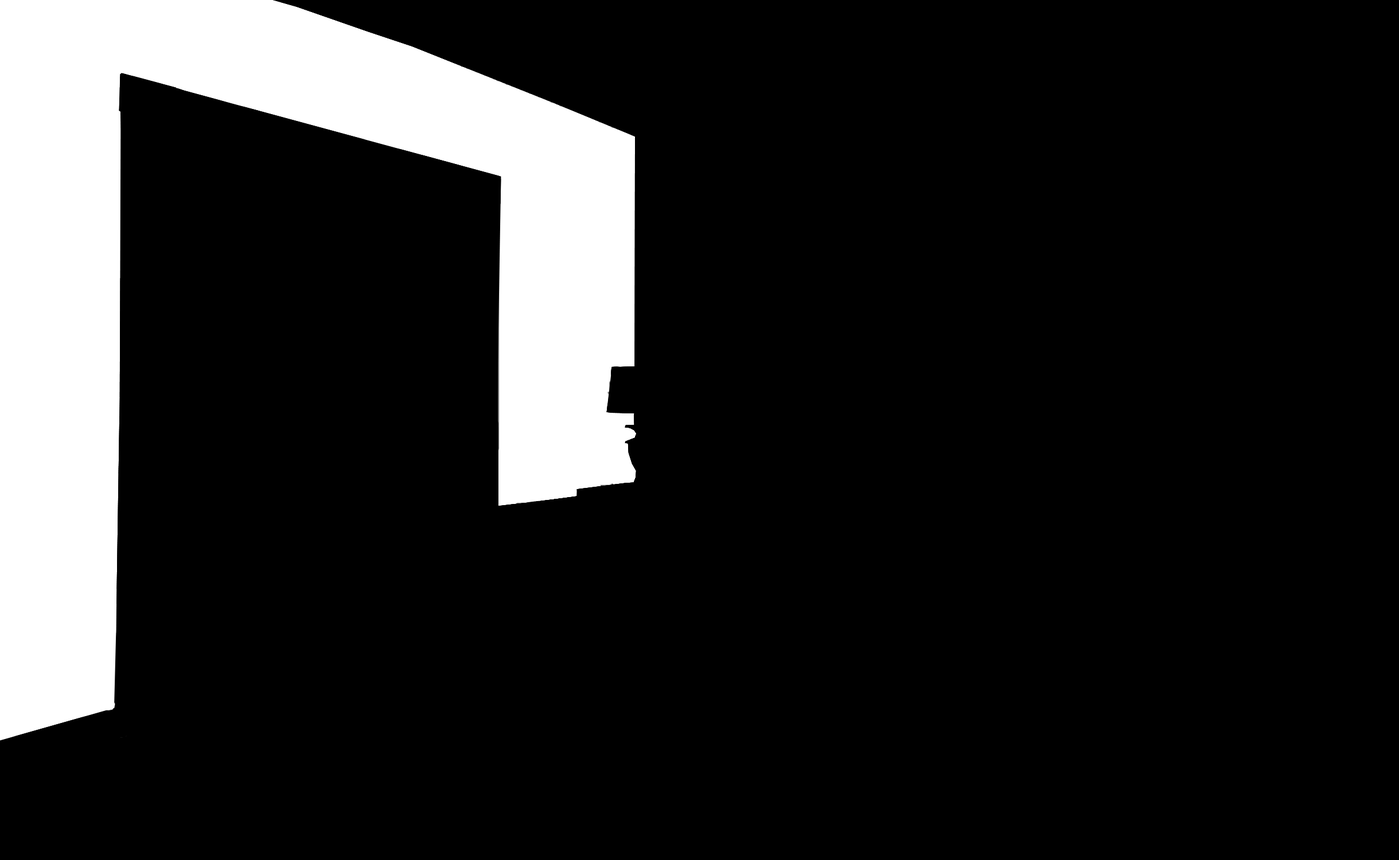
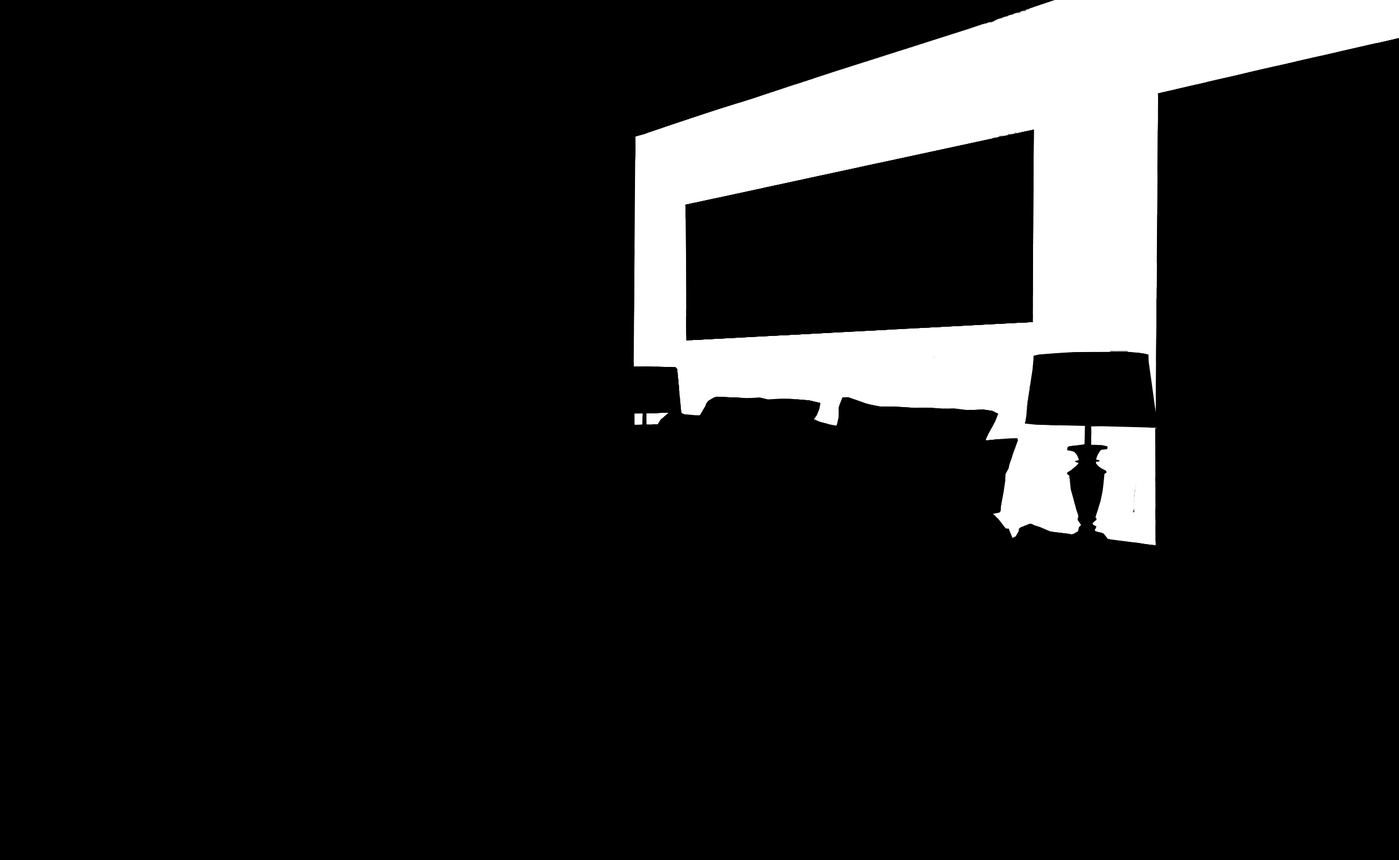
Layered file, before and after one edit (1399 × 860). Changes by layer:
showed "mask_2", painted on it over (0, 0, 1399, 741)
hid "mask_1" over (0, 0, 1399, 741)
